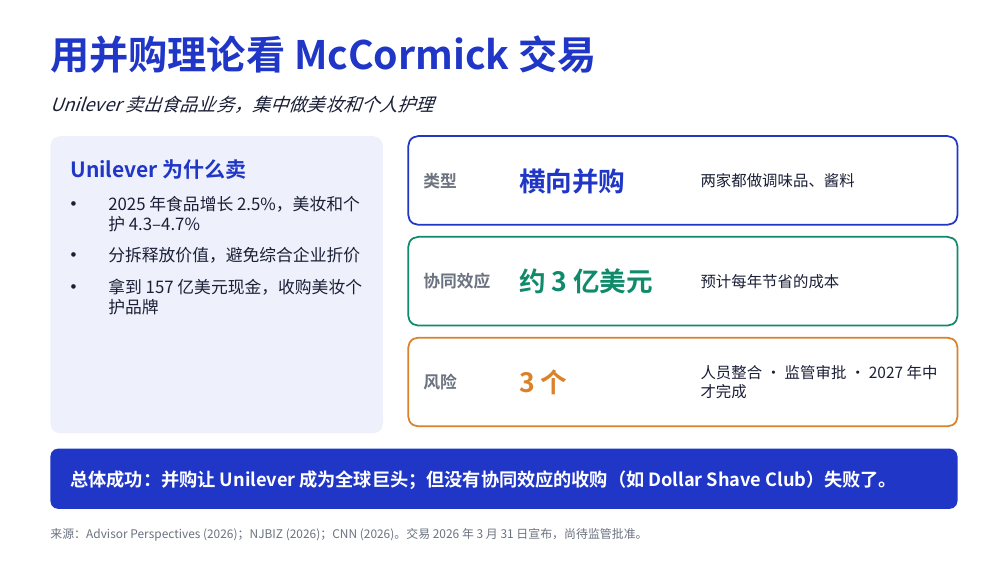
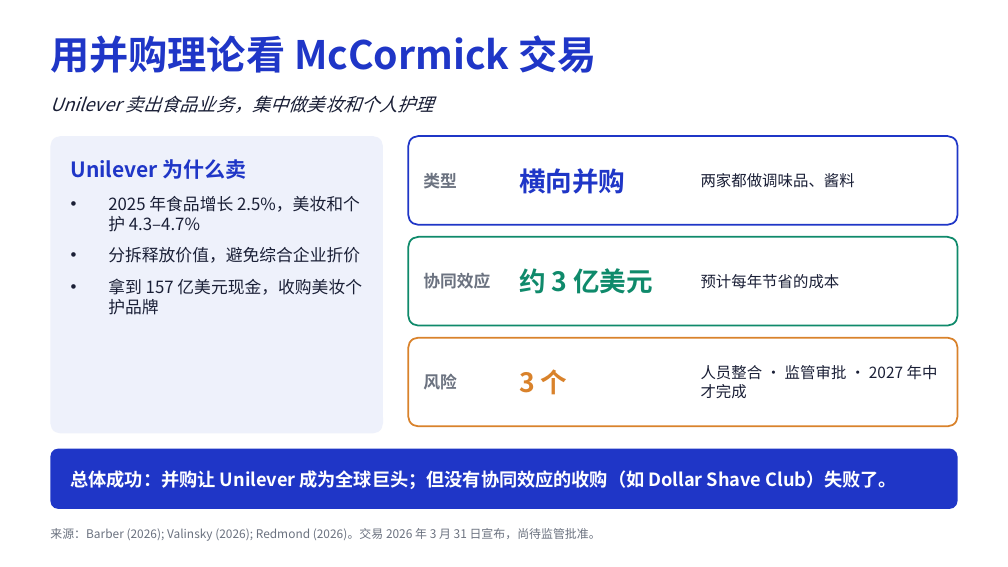
Before and after one commit to dollar3651314/mymba, a slide deck: slide 3 of content/busi1763/files/Unilever_MA_CN.pptx (slide 2 before the commit). Drawn at 1008x567 pixels with LibreOffice and Linux fonts; fonts in the diff are those of the drawing. Boxes give left, top, right and bottom in pixels: in the first picture for what was removed or moved away, otherwise in the second. Text is boxed around its words. In the diff, an @@ line names an element or a change of style, - is before the commit and + after.

```diff
--- a/content/busi1763/files/Unilever_MA_CN.pptx
+++ b/content/busi1763/files/Unilever_MA_CN.pptx
@@ text at (50, 528, 601, 541): text changed @@
-来源：Advisor Perspectives (2026)；NJBIZ (2026)；CNN (2026)。交易 2026 年 3 月 31 日宣布，尚待监管批准。
+来源：Barber (2026); Valinsky (2026); Redmond (2026)。交易 2026 年 3 月 31 日宣布，尚待监管批准。
```
Also in this commit, not shown: 1 other slide changed, 2 slides added, 5 other files.
